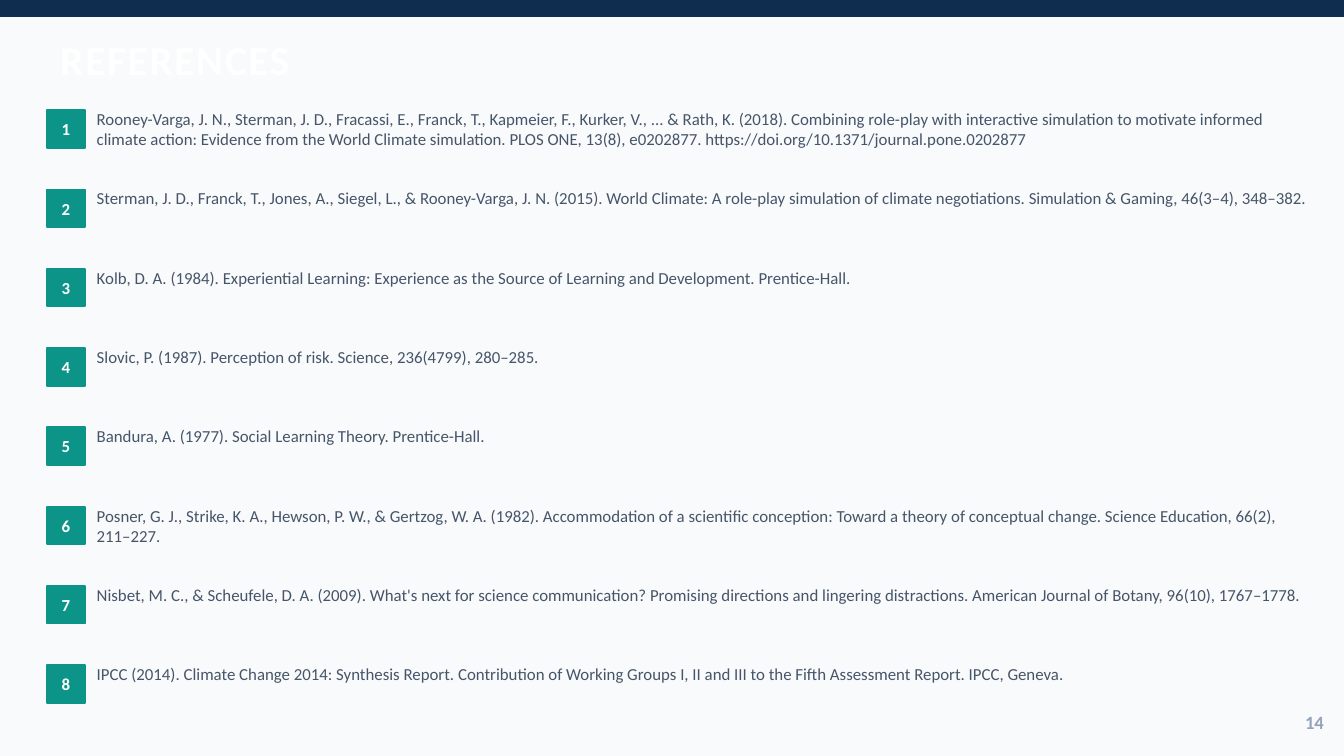
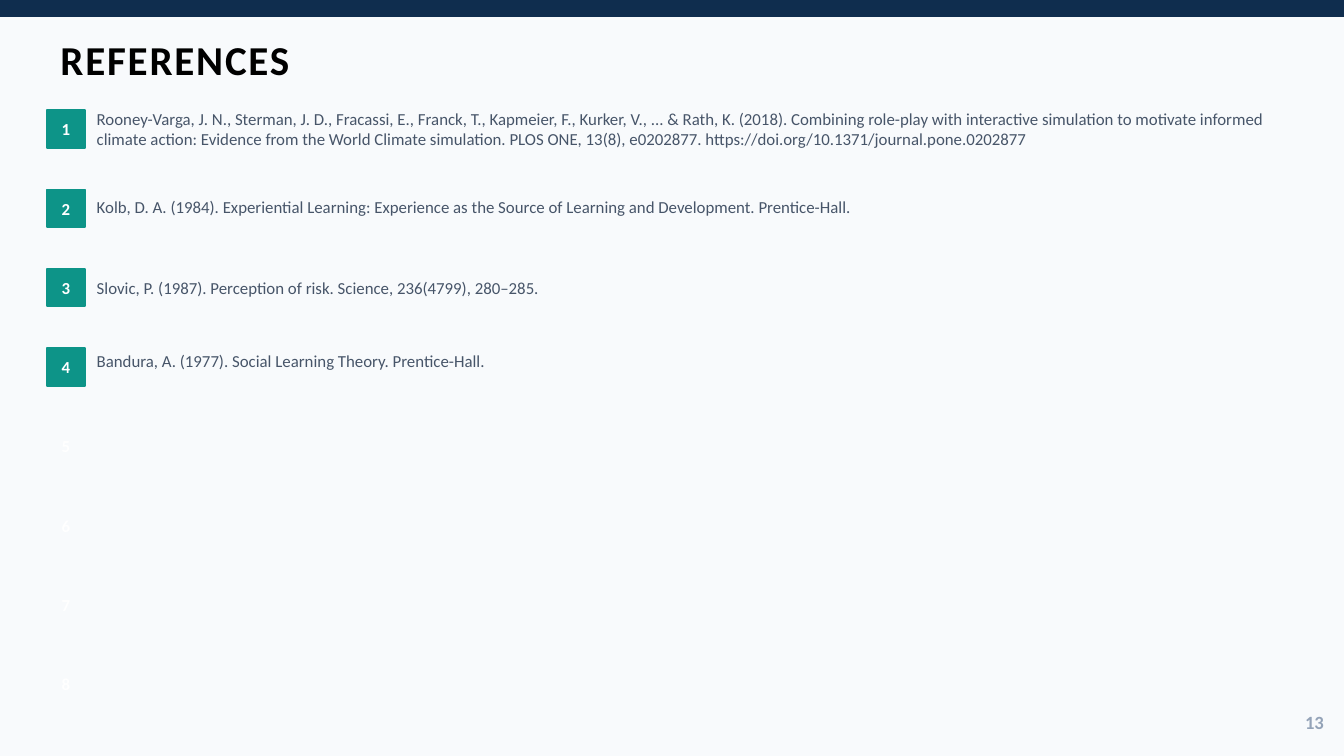
Before and after one commit to ogzknttgl/presentation, a slide deck: slide 13 of WorldClimate_v2.pptx (slide 14 before the commit). Drawn at 1344x756 pixels with LibreOffice and Linux fonts; fonts in the diff are those of the drawing. Boxes give left, top, right and bottom in pixels: in the first picture for what was removed or moved away, otherwise in the second. Text is boxed around its words. In the diff, an @@ line names an element or a change of style, - is before the commit and + after.

```diff
--- a/WorldClimate_v2.pptx
+++ b/WorldClimate_v2.pptx
@@ text added at (60, 48, 289, 76), 22 pt, text #000000, bold @@
+REFERENCES
@@ text "Kolb, D. A. (1984). Experiential ...": place and size @@
-text "Kolb, D. A. (1984). Experiential ..." at (97, 272, 851, 287)
+text "Kolb, D. A. (1984). Experiential ..." at (97, 201, 851, 216)
@@ text removed at (97, 192, 1306, 207) @@
-Sterman, J. D., Franck, T., Jones, A., Siegel, L., & Rooney-Varga, J. N. (2015). World Climate: A role-play simulation of climate negotiations. Simulation & Gaming, 46(3–4), 348–382.
@@ text "Slovic, P. (1987). Perception of ...": place and size @@
-text "Slovic, P. (1987). Perception of ..." at (97, 351, 539, 366)
+text "Slovic, P. (1987). Perception of ..." at (97, 282, 539, 297)
@@ text "Bandura, A. (1977). Social Learning ...": place and size @@
-text "Bandura, A. (1977). Social Learning ..." at (97, 430, 485, 445)
+text "Bandura, A. (1977). Social Learning ..." at (97, 355, 485, 370)
@@ rectangle removed at (47, 427, 85, 465) @@
@@ text removed at (62, 441, 71, 452) @@
-5
@@ rectangle removed at (47, 507, 85, 544) @@
@@ text removed at (62, 520, 71, 532) @@
-6
@@ text removed at (97, 510, 1276, 542) @@
-Posner, G. J., Strike, K. A., Hewson, P. W., & Gertzog, W. A. (1982). Accommodation of a scientific conception: Toward a theory of conceptual change. Science Education, 66(2), 211–227.
@@ rectangle removed at (47, 586, 85, 624) @@
@@ text removed at (97, 589, 1300, 604) @@
-Nisbet, M. C., & Scheufele, D. A. (2009). What's next for science communication? Promising directions and lingering distractions. American Journal of Botany, 96(10), 1767–1778.
@@ text removed at (62, 600, 71, 611) @@
-7
@@ rectangle removed at (47, 665, 85, 703) @@
@@ text removed at (62, 678, 71, 690) @@
-8
@@ text removed at (97, 668, 1064, 683) @@
-IPCC (2014). Climate Change 2014: Synthesis Report. Contribution of Working Groups I, II and III to the Fifth Assessment Report. IPCC, Geneva.
@@ text at (1305, 717, 1324, 729): text changed @@
-14
+13
```
Also in this commit, not shown: 12 other slides changed, 1 slide removed.
